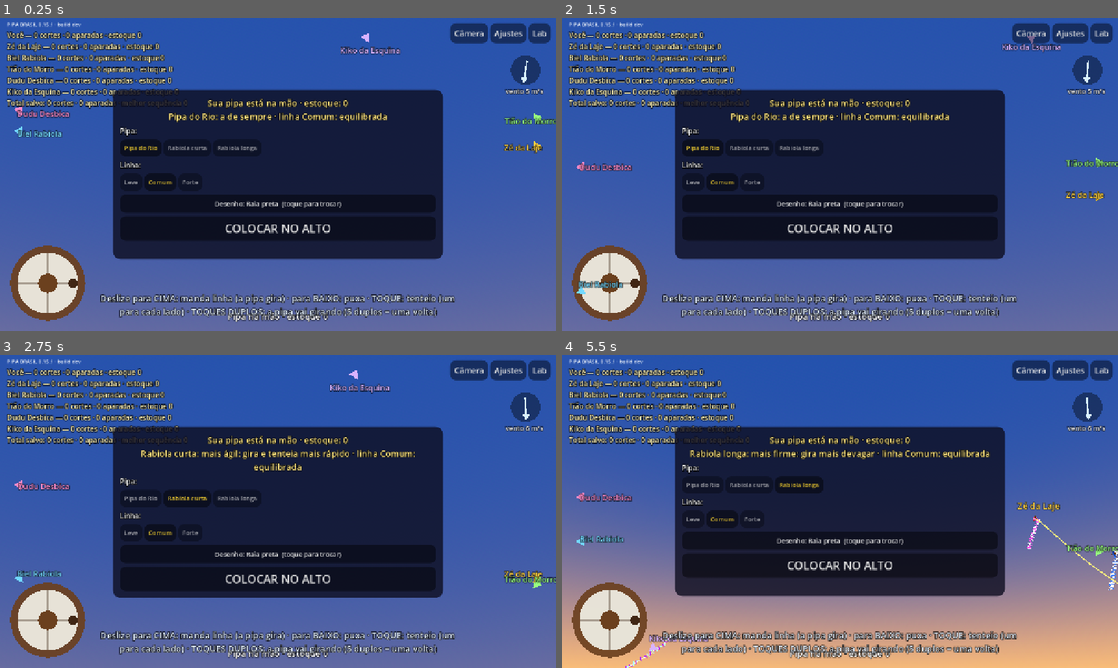
Above: before the commit, frames 1-4 (two rows, left to right).
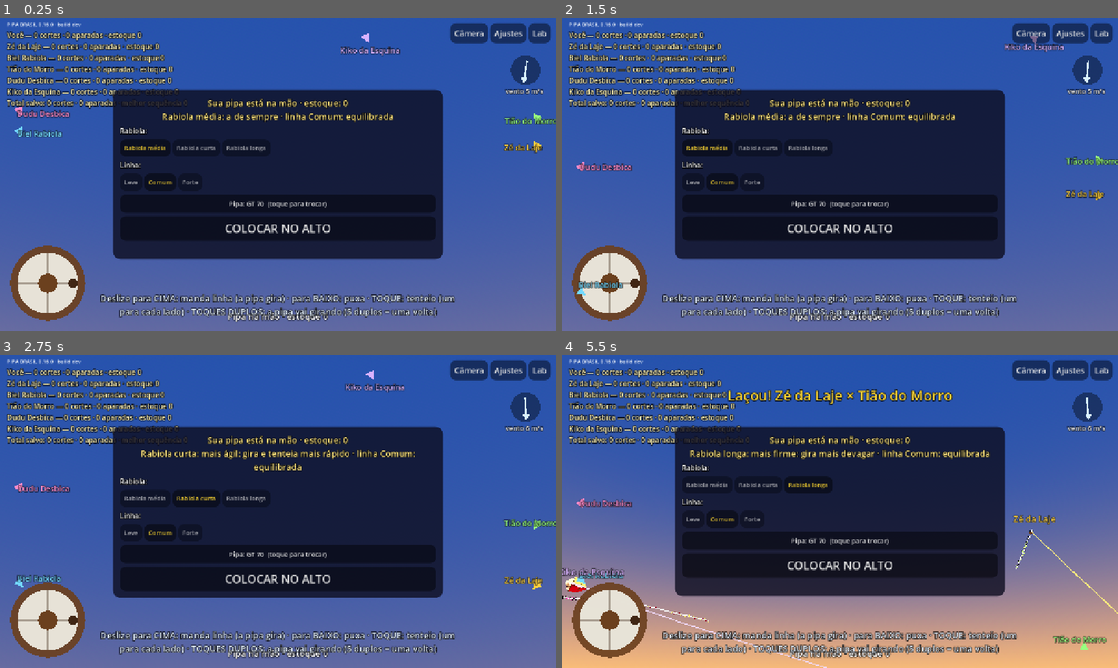
Above: after the commit, the same moments.

Repository: lucaskaeller201-ui/Pipa-Brasil
Game: Godot game, scene res://scenes/main/main.tscn
Two runs of this game, one before a commit and one after it. Both use one fixed random seed, a clock stepped at 60 frames per second and the inputs below.
Inputs (mouse positions are in pixels of both pictures, inside the frame that each line leads up to):
- Up to frame 1 (0.25 s): no input
- Up to frame 2 (1.5 s): click (701, 149) at 0.5 s, where only the run before the commit has a clickable "Pipa do Rio"; click (706, 149) at 1.25 s, where only the run after the commit has a clickable "Rabiola média"
- Up to frame 3 (2.75 s): click "Rabiola curta" at 2 s
- Up to frame 4 (5.5 s): click (701, 498) at 2.75 s, where only the run before the commit has a clickable "Pipa do Rio"; click "Rabiola longa" at 3.5 s; tap Enter at 4.25 s; move the mouse to (962, 495) at 4.27 s; hold Right 4.28-5 s; tap Z at 4.35 s; click (962, 495) at 4.42 s; tap Space at 4.52 s; click "Câmera" at 5 s

The runs differ from the first frame. In frame 1, 1.3% of the frame differs, in the area x 4-98%, y 1-61%; in frame 2, 1.9%; in frame 3, 1.9%; in frame 4, 3.8%, in the area x 0-100%, y 1-100%.

Commit message:
0.16.0: 20 modelos de pipa com medidas reais, rabiola maior com fitinhas finas, largada forte (D-045)
Co-Authored-By: Claude Opus 5.5 <noreply@anthropic.com>
Claude-Session: https://claude.ai/code/session_01VcBVPpGPHbKMkWY2F5CwiY

Diff:
--- a/game/match/livre.gd
+++ b/game/match/livre.gd
@@ -753,7 +753,7 @@
 	caixa.add_theme_constant_override("separation", 8)
 	_painel_mao.add_child(caixa)
 	_rotulo_mao = _rotulo(caixa, 20, Color(1.0, 0.9, 0.5), HORIZONTAL_ALIGNMENT_CENTER)
-	_rotulo(caixa, 16, Color.WHITE, HORIZONTAL_ALIGNMENT_LEFT).text = "Pipa:"
+	_rotulo(caixa, 16, Color.WHITE, HORIZONTAL_ALIGNMENT_LEFT).text = "Rabiola:"
 	var linha_p := HBoxContainer.new()
 	caixa.add_child(linha_p)
 	for k in FreeMode.PIPAS.size():
@@ -796,7 +796,7 @@
 		FreeMode.PIPAS[modo.you_kite], FreeMode.PIPAS_INFO[modo.you_kite], FreeMode.LINHAS[modo.you_line], FreeMode.LINHAS_INFO[modo.you_line]]
 	for k in _botoes_pipa.size():
 		(_botoes_pipa[k] as Button).modulate = Color(1.0, 0.85, 0.2) if k == modo.you_kite else Color(1, 1, 1, 0.7)
-	_botao_desenho.text = "Desenho: %s  (toque para trocar)" % String(Estilos.ESTILOS[modo.you_style]["nome"])
+	_botao_desenho.text = "Pipa: %s  (toque para trocar)" % String(Estilos.ESTILOS[modo.you_style]["nome"])
 	for k in _botoes_linha.size():
 		(_botoes_linha[k] as Button).modulate = Color(1.0, 0.85, 0.2) if k == modo.you_line else Color(1, 1, 1, 0.7)
 
--- a/game/modes/free_mode.gd
+++ b/game/modes/free_mode.gd
@@ -19,7 +19,7 @@
 const RECOLHER_LINHA := Pilot.MIN_LINE + 0.5   ## m: linha toda recolhida, a pipa chega na mão (D-037)
 ## Escolhas antes de subir a pipa (D-037). As pipas brasileiras novas entram
 ## aqui quando chegarem as fotos; por enquanto, a do Rio em três montagens.
-const PIPAS := ["Pipa do Rio", "Rabiola curta", "Rabiola longa"]
+const PIPAS := ["Rabiola média", "Rabiola curta", "Rabiola longa"]
 const PIPAS_INFO := ["a de sempre", "mais ágil: gira e tenteia mais rápido", "mais firme: gira mais devagar"]
 const LINHAS := ["Leve", "Comum", "Forte"]
 const LINHAS_INFO := ["sobe fácil, mas rompe antes", "equilibrada", "pesada (faz barriga), mas aguenta mais no relô"]
@@ -72,7 +72,7 @@
 			"base": (Bairro.LAJES[i] as Vector3) + Vector3(0.0, Bairro.ALTURA_LAJE, 0.0),
 			"flyer": null, "bot": null, "cuts": 0, "catches": 0, "losses": 0, "respawn": -1.0, "stock": 0,
 			"streak": 0, "profile": "jogador" if i == 0 else String(PERFIS[(i - 1) % PERFIS.size()]),
-			"style": 0 if i == 0 else 1 + (i - 1 + seed_) % 7,
+			"style": 0 if i == 0 else (i * 3 + seed_) % 20,
 		}
 		if i > 0 or you_bot:
 			var niveis := [BotDifficulty.Level.NORMAL, BotDifficulty.Level.DIFICIL, BotDifficulty.Level.FACIL]
--- a/game/views/estilos_pipa.gd
+++ b/game/views/estilos_pipa.gd
@@ -1,72 +1,158 @@
 extends RefCounted
-## Desenhos e cores das pipas (só visual; a física é a mesma). Inspirados nas
-## pipas dos vídeos do Lucas: raias e peixinhos com estampas fortes e rabiola
-## de fitinhas coloridas. D-043.
+## Modelos e desenhos das pipas (D-043, D-045). Só visual: todas voam com a
+## mesma física por enquanto.
 ##
-## Cada estilo: nome, forma ("raia" ou "peixinho"), padrão, cores [A, B, C] e
-## cores das fitinhas da rabiola.
+## Formatos com as medidas de pipeiros (em cm): vareta central, vareta de cima
+## (superior), vareta de baixo (inferior), bico (da ponta até a vareta de
+## cima), caixa (entre as varetas) e rabeta (da vareta de baixo até o fim).
+## Fontes: tabelas da Voar Pipas e da Escola de Pipeiros (escoladepipeiros.
+## blogspot.com, "Pipas e medidas"), enviadas pelo Lucas.
+## Estampas inspiradas nos moldes; cores: [fundo, cor 2, cor 3, topo].
+
+const PRETO := Color(0.07, 0.07, 0.08)
+const BRANCO := Color(0.97, 0.97, 0.97)
+const VERMELHO := Color(0.9, 0.1, 0.12)
+const AMARELO := Color(1.0, 0.86, 0.1)
+const AZUL := Color(0.45, 0.75, 1.0)
+const VERDE := Color(0.55, 0.95, 0.2)
+const ROXO := Color(0.55, 0.1, 0.85)
+const ROSA := Color(1.0, 0.1, 0.55)
+const LILAS := Color(1.0, 0.6, 1.0)
 
 const ESTILOS := [
-	{"nome": "Raia preta", "forma": "raia", "padrao": "borda",
-		"cores": [Color(0.08, 0.08, 0.09), Color(0.95, 0.95, 0.95), Color(0.08, 0.08, 0.09)],
-		"fitas": [Color(0.1, 0.1, 0.1), Color(0.95, 0.95, 0.95)]},
-	{"nome": "Peixinho laranja", "forma": "peixinho", "padrao": "xadrez",
-		"cores": [Color(1.0, 0.45, 0.08), Color(0.12, 0.08, 0.06), Color(1.0, 0.45, 0.08)],
-		"fitas": [Color(1.0, 0.5, 0.1), Color(0.1, 0.1, 0.1)]},
-	{"nome": "Rosa do olho", "forma": "raia", "padrao": "olho",
-		"cores": [Color(1.0, 0.15, 0.75), Color(0.08, 0.08, 0.08), Color(1.0, 1.0, 1.0)],
-		"fitas": [Color(1.0, 0.2, 0.8), Color(1.0, 1.0, 1.0)]},
-	{"nome": "Verde e amarela", "forma": "raia", "padrao": "losango",
-		"cores": [Color(0.05, 0.6, 0.2), Color(1.0, 0.85, 0.05), Color(0.1, 0.2, 0.75)],
-		"fitas": [Color(0.1, 0.65, 0.2), Color(1.0, 0.88, 0.1)]},
-	{"nome": "Metade azul", "forma": "peixinho", "padrao": "metades",
-		"cores": [Color(0.1, 0.35, 0.95), Color(1.0, 1.0, 1.0), Color(0.1, 0.35, 0.95)],
-		"fitas": [Color(0.15, 0.4, 1.0), Color(1.0, 1.0, 1.0)]},
-	{"nome": "Vermelha cruzada", "forma": "raia", "padrao": "cruz",
-		"cores": [Color(0.9, 0.1, 0.1), Color(1.0, 0.85, 0.2), Color(0.9, 0.1, 0.1)],
-		"fitas": [Color(0.95, 0.15, 0.1), Color(1.0, 0.85, 0.2)]},
-	{"nome": "Roxa listrada", "forma": "peixinho", "padrao": "listras",
-		"cores": [Color(0.5, 0.15, 0.85), Color(0.3, 0.95, 0.95), Color(0.5, 0.15, 0.85)],
-		"fitas": [Color(0.55, 0.2, 0.9), Color(0.3, 0.95, 0.95)]},
-	{"nome": "Branca e vermelha", "forma": "raia", "padrao": "quadrantes",
-		"cores": [Color(0.97, 0.97, 0.97), Color(0.9, 0.1, 0.12), Color(0.97, 0.97, 0.97)],
-		"fitas": [Color(0.95, 0.1, 0.12), Color(1.0, 1.0, 1.0)]},
+	{"nome": "GT 70", "m": [70, 53, 35, 28.3, 21.8, 19.9], "padrao": "gt",
+		"cores": [VERMELHO, AMARELO, PRETO, BRANCO], "fitas": [VERMELHO, AMARELO]},
+	{"nome": "Pizza 55", "m": [55, 42, 31, 16, 17, 22], "padrao": "olho",
+		"cores": [Color(1.0, 0.5, 0.05), PRETO, BRANCO, AMARELO], "fitas": [Color(1.0, 0.5, 0.05), PRETO]},
+	{"nome": "Come Rato 50", "m": [50, 39, 36, 15.5, 16, 18.5], "padrao": "x",
+		"cores": [PRETO, AMARELO, VERMELHO, BRANCO], "fitas": [PRETO, AMARELO]},
+	{"nome": "Mucha Mucha 70", "m": [70, 54, 52, 18, 24, 28], "padrao": "listras_v",
+		"cores": [ROSA, BRANCO, PRETO, BRANCO], "fitas": [ROSA, BRANCO]},
+	{"nome": "Carrapeta 90", "m": [90, 66, 57, 34.8, 21.1, 34.1], "padrao": "v",
+		"cores": [PRETO, BRANCO, VERDE, AZUL], "fitas": [PRETO, VERDE]},
+	{"nome": "Britt 90", "m": [90, 69, 66, 22, 32, 36], "padrao": "v",
+		"cores": [PRETO, ROXO, VERDE, AZUL], "fitas": [ROXO, VERDE]},
+	{"nome": "Charutinho 55", "m": [55, 42, 36, 14.9, 24, 16.1], "padrao": "x",
+		"cores": [AMARELO, AZUL, VERMELHO, BRANCO], "fitas": [AMARELO, AZUL]},
+	{"nome": "Palito 70", "m": [70, 44, 44, 16, 29, 25], "padrao": "colunas",
+		"cores": [PRETO, ROSA, PRETO, BRANCO], "fitas": [ROSA, PRETO]},
+	{"nome": "Bicuda 55", "m": [55, 38, 36, 20, 16, 19], "padrao": "blocos",
+		"cores": [BRANCO, Color(0.1, 0.6, 0.15), VERDE, BRANCO], "fitas": [VERDE, BRANCO]},
+	{"nome": "Gigante 1,50 m", "m": [150, 102, 97, 50, 51, 49], "padrao": "x",
+		"cores": [PRETO, BRANCO, VERMELHO, BRANCO], "fitas": [PRETO, BRANCO]},
+	{"nome": "Vanda 70", "m": [70, 50, 46, 24.8, 20.4, 24.8], "padrao": "grade",
+		"cores": [Color(0.2, 0.85, 1.0), PRETO, PRETO, BRANCO], "fitas": [Color(0.2, 0.85, 1.0), PRETO]},
+	{"nome": "Gigante 70", "m": [70, 60, 56, 15, 25, 30], "padrao": "triangulos",
+		"cores": [PRETO, Color(0.8, 0.1, 0.5), AZUL, BRANCO], "fitas": [Color(0.8, 0.1, 0.5), PRETO]},
+	{"nome": "Latão 70", "m": [70, 58, 58, 15.8, 39.7, 14.5], "padrao": "grade_larga",
+		"cores": [PRETO, BRANCO, PRETO, BRANCO], "fitas": [PRETO, BRANCO]},
+	{"nome": "Pipa 70 (xis)", "m": [70, 60, 50, 21.5, 19, 29.5], "padrao": "x_largo",
+		"cores": [PRETO, BRANCO, PRETO, BRANCO], "fitas": [PRETO, BRANCO]},
+	{"nome": "Francesinha 45", "m": [45, 34, 29, 14.3, 14.5, 16.2], "padrao": "v_listras",
+		"cores": [BRANCO, PRETO, VERMELHO, BRANCO], "fitas": [PRETO, VERMELHO]},
+	{"nome": "Lápis 62", "m": [62, 46, 44, 15, 21, 26], "padrao": "listras_v",
+		"cores": [Color(0.9, 0.05, 0.9), PRETO, BRANCO, BRANCO], "fitas": [Color(0.9, 0.05, 0.9), BRANCO]},
+	{"nome": "Charuto 70", "m": [70, 49, 43, 20, 26, 24], "padrao": "metades",
+		"cores": [Color(0.5, 0.05, 0.15), AMARELO, PRETO, BRANCO], "fitas": [Color(0.5, 0.05, 0.15), AMARELO]},
+	{"nome": "Carrapeta Rio 60", "m": [60, 46, 31, 22, 21.5, 16.5], "padrao": "borda",
+		"cores": [Color(0.1, 0.35, 0.95), BRANCO, BRANCO, AMARELO], "fitas": [Color(0.1, 0.35, 0.95), BRANCO]},
+	{"nome": "Batata 66", "m": [66, 54, 52, 21, 15, 30], "padrao": "quadrantes",
+		"cores": [BRANCO, VERMELHO, BRANCO, VERMELHO], "fitas": [VERMELHO, BRANCO]},
+	{"nome": "Bicão Carioca 70", "m": [70, 48, 45, 26.5, 19.5, 24], "padrao": "cruz",
+		"cores": [Color(0.05, 0.6, 0.2), AMARELO, AZUL, AMARELO], "fitas": [Color(0.05, 0.6, 0.2), AMARELO]},
 ]
 
 
-## Cor do ponto (nx, ny) da vela: nx de -1 (esquerda) a 1 (direita), ny de -1
-## (baixo) a 1 (bico); o losango é |nx| + |ny| <= 1.
-static func cor(estilo: Dictionary, nx: float, ny: float) -> Color:
+## Cor de um ponto da vela. X: -1 (esquerda) a 1 (direita), relativo à meia
+## largura maior; T: 0 no bico a 1 na ponta de baixo; tb e tc: onde ficam a
+## vareta de cima e a de baixo (em T). O bico (acima da vareta de cima) tem a
+## cor de topo.
+static func cor(estilo: Dictionary, x: float, t: float, tb: float, tc: float) -> Color:
 	var c: Array = estilo["cores"]
 	var a: Color = c[0]
 	var b: Color = c[1]
 	var k: Color = c[2]
-	var r := absf(nx) + absf(ny)
+	var topo: Color = c[3]
+	if t < tb:
+		return topo
+	var f := (t - tb) / maxf(1.0 - tb, 0.01)      # 0 na vareta de cima, 1 embaixo
+	var ax := absf(x)
 	match String(estilo["padrao"]):
-		"borda":
-			return b if r > 0.82 else a
-		"xadrez":
-			var i := floori((nx + 1.0) * 3.0) + floori((ny + 1.0) * 3.0)
-			return a if i % 2 == 0 else b
+		"gt":
+			var s := ax + f * 0.55
+			if s < 0.35:
+				return AMARELO
+			if s < 0.47:
+				return BRANCO
+			if s < 0.6:
+				return b if b != AMARELO else PRETO
+			if s < 0.68:
+				return BRANCO
+			return a
+		"v":
+			# V grandes encaixados (Carrapeta, Britt)
+			var d := absf(ax - 0.75 * (1.0 - f))
+			if d < 0.09:
+				return b
+			if absf(ax - 0.45 * (1.0 - f)) < 0.1 and f < 0.85:
+				return k
+			return a
+		"v_listras":
+			var d2 := fposmod(ax + f * 0.9, 0.36)
+			if Vector2(x, (f - 0.4) * 1.4).length() < 0.12:
+				return k
+			return b if d2 < 0.14 else a
+		"x", "x_largo":
+			var largura := 0.12 if String(estilo["padrao"]) == "x" else 0.2
+			var yy := (f - 0.45) * 1.6
+			if absf(x) + absf(yy) < 0.18:
+				return k
+			return b if absf(x - yy) < largura or absf(x + yy) < largura else a
 		"olho":
-			var d := Vector2(nx, ny * 0.8).length()
-			if d < 0.14:
+			var dd := Vector2(x, (f - 0.35) * 1.5).length()
+			if dd < 0.12:
 				return a
-			if d < 0.3:
+			if dd < 0.26:
 				return k
-			if d < 0.42:
+			if dd < 0.38:
 				return b
 			return a
-		"losango":
-			if Vector2(nx, ny).length() < 0.28:
+		"listras_v":
+			var i := floori((x + 1.0) * 5.0)
+			if i % 3 == 0:
+				return b
+			if i % 3 == 1:
 				return k
-			return b if r < 0.68 else a
+			return a
+		"colunas":
+			if f > 0.62 or ax < 0.28:
+				return a
+			return b
+		"blocos":
+			if ax < 0.22:
+				return b if fposmod(f, 0.35) < 0.24 else a
+			if f < 0.18 or f > 0.82:
+				return k
+			return a
+		"grade":
+			var gx := fposmod(x * 4.5, 1.0)
+			var gy := fposmod(f * 7.0, 1.0)
+			return b if gx < 0.18 or gy < 0.18 else a
+		"grade_larga":
+			return b if absf(ax - 0.4) < 0.12 or absf(f - 0.3) < 0.08 or absf(f - 0.62) < 0.08 else a
+		"triangulos":
+			var tri := ax + (1.0 - f) * 0.0 - (0.95 - f) * 0.9
+			if tri > 0.0 and tri < 0.1:
+				return b
+			if ax < (0.7 - f) * 0.55 and f < 0.7:
+				return k
+			return a
 		"metades":
-			return a if nx < 0.0 else b
+			return a if x < 0.0 else b
+		"borda":
+			return b if ax > 0.82 or f > 0.85 else a
+		"quadrantes":
+			return a if (x < 0.0) == (f < 0.5) else b
 		"cruz":
-			return b if absf(nx) < 0.12 or absf(ny) < 0.1 else a
-		"listras":
-			return a if int(floor((ny + 1.0) * 4.0)) % 2 == 0 else b
-		"quadrantes":
-			return a if (nx < 0.0) == (ny < 0.0) else b
+			return b if ax < 0.12 or absf(f - 0.35) < 0.08 else a
 	return a
--- a/game/views/kite_view.gd
+++ b/game/views/kite_view.gd
@@ -44,8 +44,16 @@
 	var right := def.corners[3]
 	linhas.surface_begin(Mesh.PRIMITIVE_LINES, material)
 	linhas.surface_set_color(Color(0.35, 0.22, 0.10))
-	for p in [top, bottom, left, right]:
-		linhas.surface_add_vertex(p)
+	if estilo.is_empty():
+		for p in [top, bottom, left, right]:
+			linhas.surface_add_vertex(p)
+	else:
+		# vareta central e as duas varetas atravessadas do modelo
+		var c := contorno(def, estilo)
+		var sup: Vector3 = c[1]
+		var inf: Vector3 = c[2]
+		for p in [c[0], c[3], Vector3(-sup.x, sup.y, 0.0), sup, Vector3(-inf.x, inf.y, 0.0), inf]:
+			linhas.surface_add_vertex(p)
 	linhas.surface_set_color(Color(0.95, 0.95, 0.95))
 	var meio_espinha := Vector3(0.0, -0.2, 0.0)
 	for p in [top, def.tow_point, def.tow_point, meio_espinha]:
@@ -62,41 +70,68 @@
 	transform = Transform3D(Basis(kite.rotation), kite.position)
 
 
-## Vela em grade (estampa por ponto) e, no peixinho, o rabo de peixe embaixo.
+## Vela no formato do modelo (D-045): bico, caixa e rabeta com as medidas
+## do pipeiro, na escala do comprimento da pipa da física; estampa por ponto.
 func _vela_estampada(st: SurfaceTool, def: KiteDefinition, estilo: Dictionary) -> void:
+	var pts := contorno(def, estilo)
+	var top: Vector3 = pts[0]
+	var sup_d: Vector3 = pts[1]
+	var inf_d: Vector3 = pts[2]
+	var bottom: Vector3 = pts[3]
+	var meia := maxf(sup_d.x, inf_d.x)
+	var comprimento := top.y - bottom.y
+	var tb := (top.y - sup_d.y) / comprimento
+	var tc := (top.y - inf_d.y) / comprimento
+	# três faixas: bico (ponta → vareta de cima), caixa, rabeta (→ ponta de baixo)
+	var nu := 16
+	var nv := 6
+	for fx in 3:
+		var y0: float
+		var y1: float
+		var w0: float
+		var w1: float
+		if fx == 0:
+			y0 = top.y
+			y1 = sup_d.y
+			w0 = 0.0
+			w1 = sup_d.x
+		elif fx == 1:
+			y0 = sup_d.y
+			y1 = inf_d.y
+			w0 = sup_d.x
+			w1 = inf_d.x
+		else:
+			y0 = inf_d.y
+			y1 = bottom.y
+			w0 = inf_d.x
+			w1 = 0.0
+		for j in nv:
+			var v0 := float(j) / nv
+			var v1 := float(j + 1) / nv
+			var ya := lerpf(y0, y1, v0)
+			var yb := lerpf(y0, y1, v1)
+			var wa := lerpf(w0, w1, v0)
+			var wb := lerpf(w0, w1, v1)
+			for i in nu:
+				var u0 := lerpf(-1.0, 1.0, float(i) / nu)
+				var u1 := lerpf(-1.0, 1.0, float(i + 1) / nu)
+				var p00 := Vector3(u0 * wa, ya, 0.0)
+				var p10 := Vector3(u1 * wa, ya, 0.0)
+				var p11 := Vector3(u1 * wb, yb, 0.0)
+				var p01 := Vector3(u0 * wb, yb, 0.0)
+				var c := (p00 + p10 + p11 + p01) * 0.25
+				st.set_color(Estilos.cor(estilo, c.x / meia, (top.y - c.y) / comprimento, tb, tc))
+				for p in [p00, p10, p11, p00, p11, p01]:
+					st.add_vertex(p)
+
+
+## Pontos do contorno (lado direito): [ponta de cima, vareta de cima, vareta
+## de baixo, ponta de baixo], na escala da pipa da física.
+static func contorno(def: KiteDefinition, estilo: Dictionary) -> Array:
+	var m: Array = estilo["m"]
 	var top := def.corners[0]
 	var bottom := def.corners[1]
-	var left := def.corners[2]
-	var right := def.corners[3]
-	var cy := left.y
-	var meia := maxf(absf(right.x), absf(left.x))
-	var n := 14
-	for i in n:
-		for j in n:
-			var s0 := float(i) / n
-			var s1 := float(i + 1) / n
-			var t0 := float(j) / n
-			var t1 := float(j + 1) / n
-			var p00 := _bilinear(left, top, right, bottom, s0, t0)
-			var p10 := _bilinear(left, top, right, bottom, s1, t0)
-			var p11 := _bilinear(left, top, right, bottom, s1, t1)
-			var p01 := _bilinear(left, top, right, bottom, s0, t1)
-			var c := (p00 + p10 + p11 + p01) * 0.25
-			var nx := c.x / meia
-			var ny := (c.y - cy) / (top.y - cy) if c.y >= cy else (c.y - cy) / (cy - bottom.y)
-			st.set_color(Estilos.cor(estilo, nx, ny))
-			for p in [p00, p10, p11, p00, p11, p01]:
-				st.add_vertex(p)
-	if String(estilo["forma"]) == "peixinho":
-		var cores: Array = estilo["cores"]
-		var h := cy - bottom.y
-		st.set_color(cores[2])
-		var b := bottom
-		for lado in [-1.0, 1.0]:
-			st.add_vertex(b)
-			st.add_vertex(b + Vector3(lado * meia * 0.45, -h * 0.45, 0.0))
-			st.add_vertex(b + Vector3(lado * meia * 0.12, -h * 0.2, 0.0))
-
-
-static func _bilinear(l: Vector3, t: Vector3, r: Vector3, b: Vector3, s: float, u: float) -> Vector3:
-	return l * ((1.0 - s) * (1.0 - u)) + t * (s * (1.0 - u)) + r * (s * u) + b * ((1.0 - s) * u)
+	var s := (top.y - bottom.y) / float(m[0])
+	var sup := Vector3(float(m[1]) * 0.5 * s, top.y - float(m[3]) * s, 0.0)
+	var inf := Vector3(float(m[2]) * 0.5 * s, top.y - (float(m[3]) + float(m[4])) * s, 0.0)
+	return [Vector3(0.0, top.y, 0.0), sup, inf, Vector3(0.0, bottom.y, 0.0)]
--- a/game/views/lines_view.gd
+++ b/game/views/lines_view.gd
@@ -79,9 +79,10 @@
 			if lado.length_squared() < 1e-10:
 				continue
 			lado = lado.normalized()
-			var escala := maxf(1.0, min_width_per_meter * para_camera.length() / 0.025)
-			var comprimento := 0.05 * escala
-			var largura := 0.025 * escala
+			# fitinha fina: no máximo ~1 px de largura e uns 3 px para cada lado
+			var px := min_width_per_meter * 0.5 * para_camera.length()
+			var comprimento := maxf(0.04, 3.0 * px)
+			var largura := maxf(0.008, 1.0 * px)
 			var ang := sin(tempo * 11.0 + k * 1.9) * 0.6
 			var eixo := lado * cos(ang) + dir * sin(ang)
 			var w := dir * (largura * 0.5)
--- a/project.godot
+++ b/project.godot
@@ -7,7 +7,7 @@
 
 config/name="PIPA BRASIL"
 config/description="Simulador brasileiro de pipas em 3D"
-config/version="0.15.1"
+config/version="0.16.0"
 run/main_scene="res://scenes/main/main.tscn"
 config/features=PackedStringArray("4.7", "Mobile")
 config/icon="res://icon.svg"
--- a/sim/core/flyer.gd
+++ b/sim/core/flyer.gd
@@ -105,9 +105,12 @@
 		pull_age = 0.0
 	else:
 		pull_age += h
-	if not cut and k.spin_mode == KiteBody.SpinMode.SPIN_GIVE and not _was_giving and pull_age < 0.35:
+	if not cut and k.spin_mode == KiteBody.SpinMode.SPIN_GIVE and not _was_giving and pull_age < 0.5:
 		k.lunge = KiteBody.LUNGE_TIME
 		lunges += 1
+	# Na largada a linha corre solta: a pipa leva linha junto no coice.
+	if not cut and k.lunge > 0.0 and line != null:
+		line.change_length(8.0 * (k.lunge / KiteBody.LUNGE_TIME) * h)
 	_was_giving = k.spin_mode == KiteBody.SpinMode.SPIN_GIVE
 	k.pull_taut = tension > 1.0
 	# Sentido do giro do desbico, para o bico ir para o lado pedido no céu.
--- a/sim/kite/kite_body.gd
+++ b/sim/kite/kite_body.gd
@@ -41,8 +41,8 @@
 var line_dir := Vector3.UP
 ## Coice da largada (D-042): s restantes do empurrão para a frente.
 var lunge := 0.0
-const LUNGE_TIME := 0.4
-const LUNGE_ACCEL := 30.0       ## m/s² no começo do coice
+const LUNGE_TIME := 0.6
+const LUNGE_ACCEL := 70.0       ## m/s² no começo do coice
 const MURCHA_MAX_DEG := 20.0    ## tenteio: um lado da pipa "murcha" (inclina)
 var _tenteio_ativo := false ## o bico está seguindo o ângulo-alvo do tenteio
 var _kick_prev := false
@@ -255,7 +255,7 @@
 				# ao contrário): vento e rabiola não fazem furacão
 				var teto := absf(alvo)
 				novo = clampf(move_toward(clampf(wnn, -teto, teto), alvo, deg_to_rad(d.spin_give_accel_deg) * h), -teto, teto)
-				if lunge > LUNGE_TIME - 0.25:
+				if lunge > LUNGE_TIME - 0.35:
 					novo = 0.0   # no coice da largada ela vai reta antes de girar
 			SpinMode.SPIN_KICK:
 				# Tenteio (D-041): cada toque soma um passo fixo ao ângulo-alvo
--- a/sim/kite/kite_definition.gd
+++ b/sim/kite/kite_definition.gd
@@ -155,9 +155,9 @@
 	d.tail_enabled = true
 	# Rabiola de verdade (D-044): comprida, fina e leve (mais fina e mais leve
 	# que a linha de cortar por metro de arrasto), balança bastante.
-	d.tail_length = 3.5
-	d.tail_mass = 0.0065
-	d.tail_segments = 18
+	d.tail_length = 5.0
+	d.tail_mass = 0.0075
+	d.tail_segments = 24
 	d.tail_width = 0.012
 	d.spin_release_drag = 11.0   # a rabiola comprida embala: freia um pouco mais
 	return d
--- a/tests/scenarios/test_pipa_rio.gd
+++ b/tests/scenarios/test_pipa_rio.gd
@@ -271,8 +271,8 @@
 func test_largada_da_coice() -> void:
 	var com := _coice(true)
 	var sem := _coice(false)
-	print("      [largada] avanço na direção do bico em 0,4 s: com puxada antes %.1f m, sem %.1f m" % [com, sem])
-	assert_true(com > sem + 1.0, "a largada dá um coice para a frente")
+	print("      [largada] avanço na direção do bico em 0,6 s: com puxada antes %.1f m, sem %.1f m" % [com, sem])
+	assert_true(com > sem + 3.0, "a largada dá um coice para a frente e vai embora")
 
 
 func _coice(puxar_antes: bool) -> float:
@@ -284,7 +284,7 @@
 	f.input.haul_speed = -3.0
 	var bico := f.kite.rotation * Vector3.UP
 	var p0 := f.kite.position
-	_rodar(w, 0.4)
+	_rodar(w, 0.6)
 	f.input.clear()
 	if puxar_antes:
 		assert_eq(f.lunges, 1, "deu uma largada")
--- a/tests/unit/test_estilos.gd
+++ b/tests/unit/test_estilos.gd
@@ -7,7 +7,7 @@
 
 
 func test_todos_os_desenhos_montam_a_pipa() -> void:
-	assert_true(Estilos.ESTILOS.size() >= 6, "vários desenhos")
+	assert_true(Estilos.ESTILOS.size() >= 18, "vários modelos de pipa")
 	for e in Estilos.ESTILOS:
 		var estilo: Dictionary = e
 		var v: Node3D = KiteView.new()
@@ -15,12 +15,14 @@
 		var vela: MeshInstance3D = v.get_node("Vela")
 		assert_not_null(vela, "%s tem vela" % estilo["nome"])
 		var tris: int = vela.mesh.surface_get_array_len(0) / 3
-		assert_true(tris >= 392, "%s: estampa em grade (%d triângulos)" % [estilo["nome"], tris])
-		# a estampa usa mais de uma cor
+		assert_eq(tris, 3 * 16 * 6 * 2, "%s: bico, caixa e rabeta em grade" % estilo["nome"])
+		var m: Array = estilo["m"]
+		assert_true(absf(float(m[3]) + float(m[4]) + float(m[5]) - float(m[0])) < 1.0, "%s: medidas somam a vareta central" % estilo["nome"])
+		# a estampa usa mais de uma cor na caixa e na rabeta
 		var cores := {}
-		for nx in [-0.6, -0.1, 0.1, 0.6]:
-			for ny in [-0.5, 0.0, 0.3, 0.9]:
-				cores[Estilos.cor(estilo, nx, ny * (1.0 - absf(nx)))] = true
+		for x in [-0.8, -0.5, -0.2, 0.0, 0.2, 0.5, 0.8]:
+			for t in [0.4, 0.5, 0.6, 0.7, 0.8]:
+				cores[Estilos.cor(estilo, x, t, 0.3, 0.65)] = true
 		assert_true(cores.size() >= 2, "%s tem estampa" % estilo["nome"])
 		v.free()
 
Not shown, changed: export_presets.cfg
Not shown, changed: docs/changelog.md
Not shown, changed: docs/decisoes.md
Not shown, changed: docs/progresso.md
